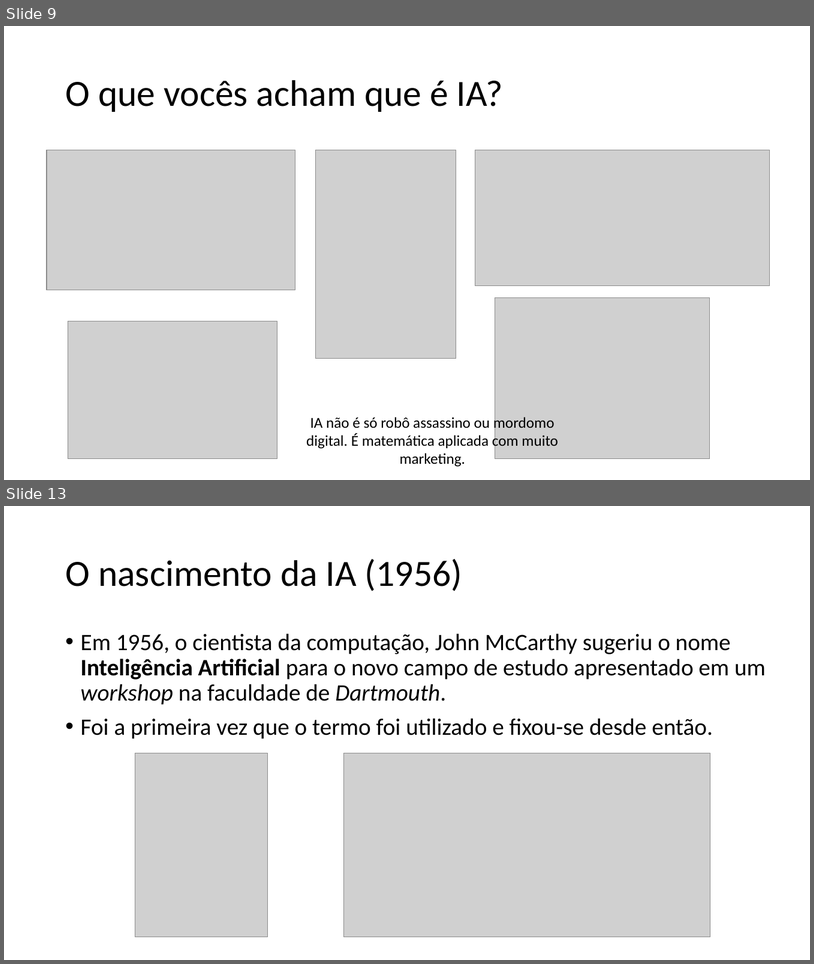
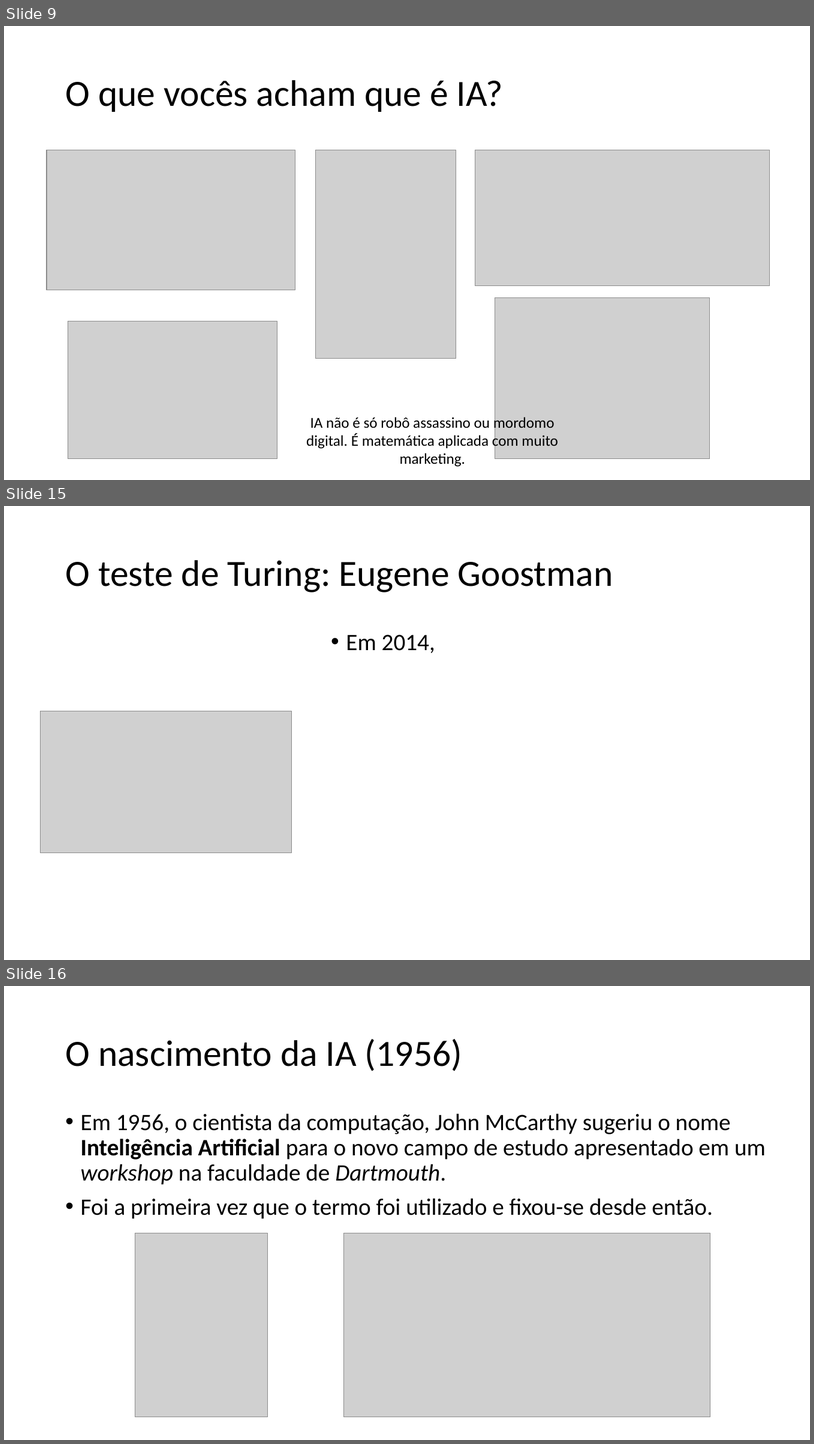
Before and after one commit to zz4fap/c24_inteligencia_artificial, a slide deck: slides/C24_Introdução.pptx. Shown one above the other, each under a label of ours: slides 9 and 13 before the commit, slides 9, 15 and 16 after it; the slides between them are not shown. The pictures are 814x964 and 814x1444 pixels, drawn with LibreOffice and Linux fonts; fonts in the diff are those of the drawing; grey boxes stand for pictures. Boxes give left, top, right and bottom in pixels: in the first picture for what was removed or moved away, otherwise in the second. Text is boxed around its words. In the diff, an @@ line names an element or a change of style, - is before the commit and + after.

```diff
--- a/slides/C24_Introdução.pptx
+++ b/slides/C24_Introdução.pptx
@@ slide 15 added at (x1=4, y1=506, x2=810, y2=960), background #FFFFFF @@
@@ title added at (x1=65, y1=560, x2=614, y2=592), 44 pt, text #000000 @@
+O teste de Turing: Eugene Goostman
@@ text added at (x1=346, y1=634, x2=435, y2=653), 28 pt, text #000000 @@
+• Em 2014,
@@ picture added at (x1=40, y1=711, x2=292, y2=853) @@
@@ what was slide 13 is now slide 16 @@
```
Also in this commit, not shown: 3 slides changed, 3 other slides added, 1 slide removed.
